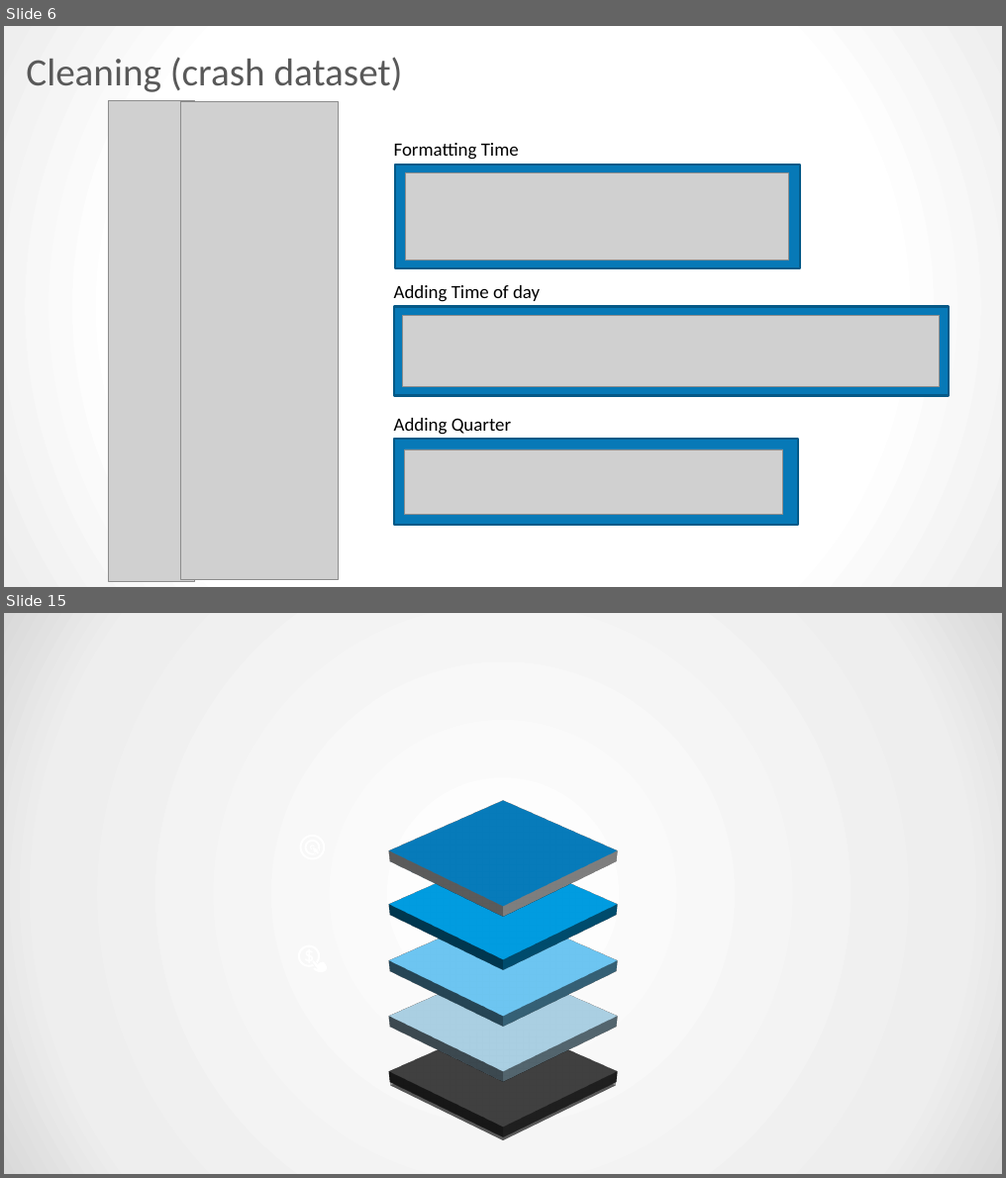
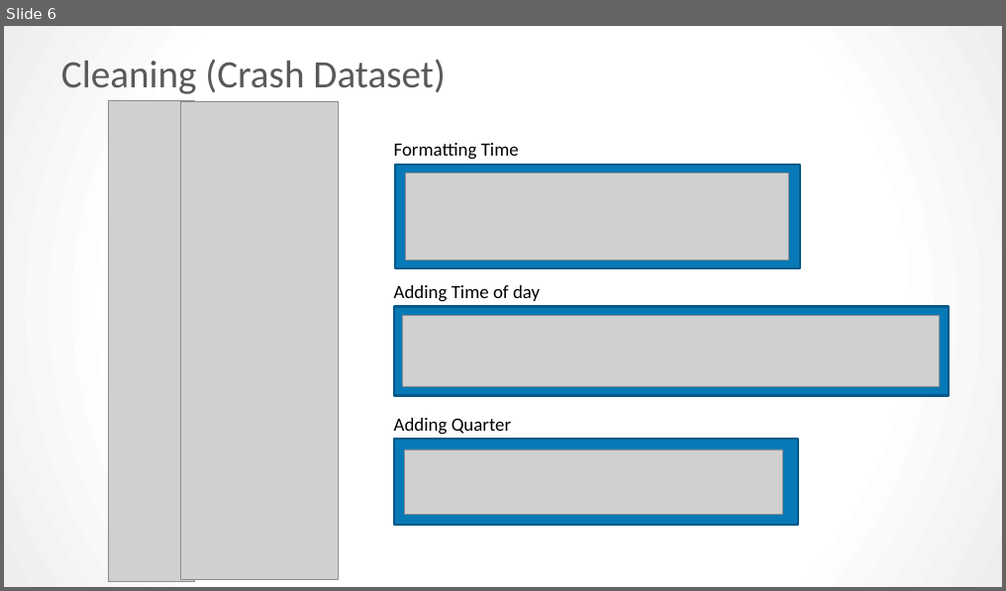
Before and after one commit to kpellas/Project_1, a slide deck: Project Presentation.pptx. Shown one above the other, each under a label of ours: slides 6 and 15 before the commit, slide 6 after it; the slides between them are not shown. The pictures are 1006x1178 and 1006x591 pixels, drawn with LibreOffice and Linux fonts; fonts in the diff are those of the drawing; grey boxes stand for pictures. Boxes give left, top, right and bottom in pixels: in the first picture for what was removed or moved away, otherwise in the second. Text is boxed around its words. In the diff, an @@ line names an element or a change of style, - is before the commit and + after.

```diff
--- a/Project Presentation.pptx
+++ b/Project Presentation.pptx
@@ slide 15 removed at (4, 613, 1002, 1174), background gradient #FFFFFF to #EEEEEE to #D9D9D9 @@
@@ diamond removed at (389, 776, 617, 926) @@
@@ group removed at (300, 835, 325, 861): 4 freeform shapes @@
@@ diamond removed at (389, 830, 617, 979) @@
@@ diamond removed at (389, 885, 617, 1035) @@
@@ freeform shape removed at (298, 946, 320, 967) @@
@@ freeform shape removed at (305, 950, 313, 963) @@
@@ freeform shape removed at (313, 961, 327, 973) @@
@@ diamond removed at (389, 941, 617, 1090) @@
@@ diamond removed at (389, 997, 617, 1147) @@
@@ slide 6 changed as well @@
@@ title at (61, 59, 445, 94): text changed @@
-Cleaning (crash dataset)
+Cleaning (Crash Dataset)
```
Also in this commit, not shown: 4 other slides changed, 23 slides added, 8 other slides removed.
